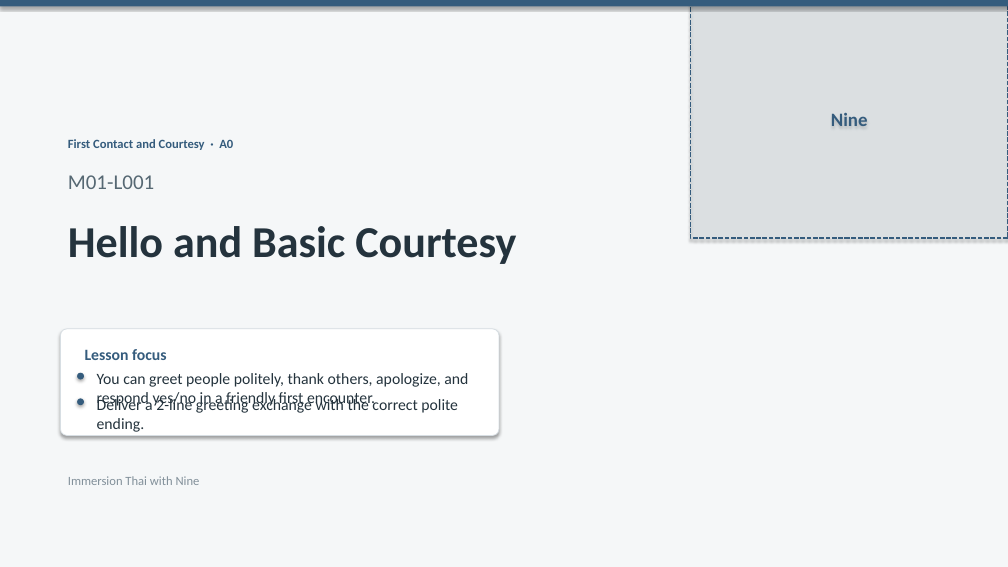
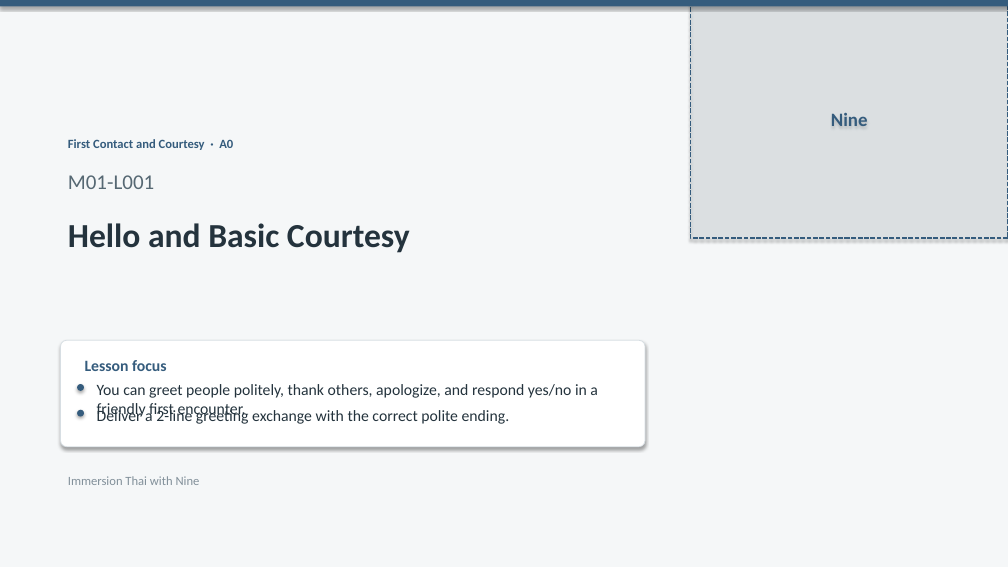
Before and after one commit to OTFTCS/thai-nine, a slide deck: slide 1 of course/modules/M01/L001/M01-L001-deck.pptx. Drawn at 1008x567 pixels with LibreOffice and Linux fonts; fonts in the diff are those of the drawing. Boxes give left, top, right and bottom in pixels: in the first picture for what was removed or moved away, otherwise in the second. Text is boxed around its words. In the diff, an @@ line names an element or a change of style, - is before the commit and + after.

```diff
--- a/course/modules/M01/L001/M01-L001-deck.pptx
+++ b/course/modules/M01/L001/M01-L001-deck.pptx
@@ text "Hello and Basic Courtesy" at (x1=68, y1=223, x2=410, y2=253): size 42 to 32 pt @@
@@ rounded rectangle resized from (x1=60, y1=329, x2=499, y2=436) to (x1=60, y1=340, x2=645, y2=447) @@
@@ text "Lesson focus" moved from (x1=85, y1=349, x2=166, y2=360) to (x1=85, y1=360, x2=166, y2=371) @@
@@ ellipse moved from (x1=77, y1=373, x2=84, y2=380) to (x1=77, y1=384, x2=84, y2=391) @@
@@ text "You can greet people politely, ..." rewrapped from (x1=97, y1=373, x2=468, y2=407) to (x1=97, y1=384, x2=598, y2=419) @@
@@ ellipse moved from (x1=77, y1=399, x2=84, y2=405) to (x1=77, y1=410, x2=84, y2=417) @@
@@ text "Deliver a 2-line greeting exchange ..." rewrapped from (x1=97, y1=396, x2=458, y2=413) to (x1=97, y1=408, x2=510, y2=424) @@
```
Also in this commit, not shown: 8 other files.
